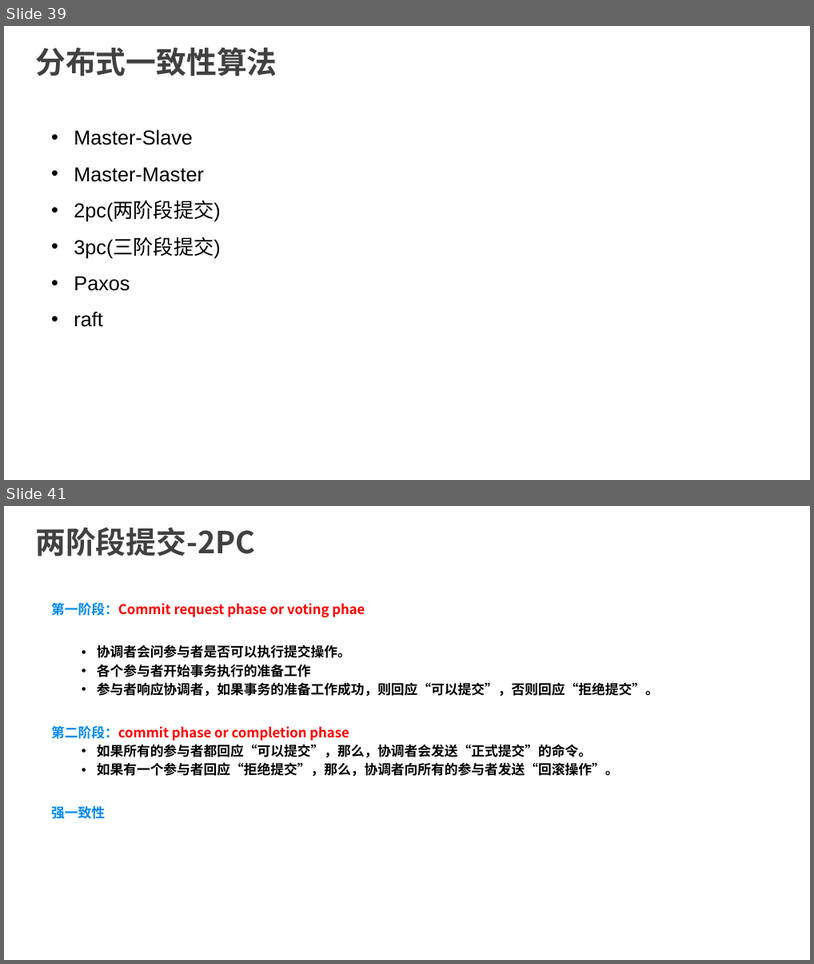
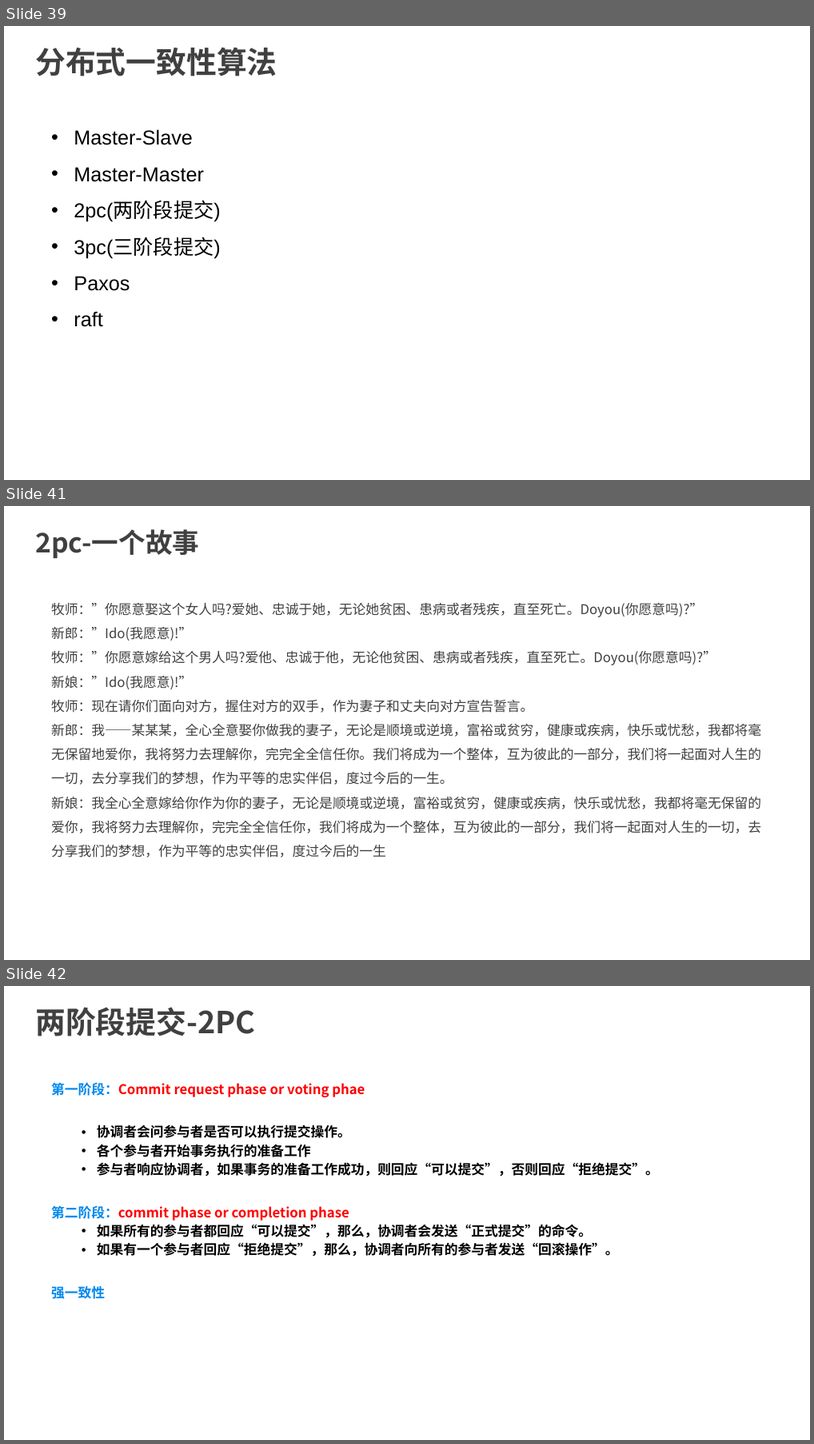
Before and after one commit to anancds/bigdata_ppts, a slide deck: bigdata/大数据.pptx. Shown one above the other, each under a label of ours: slides 39 and 41 before the commit, slides 39, 41 and 42 after it; the slides between them are not shown. The pictures are 814x964 and 814x1444 pixels, drawn with LibreOffice and Linux fonts; fonts in the diff are those of the drawing. Boxes give left, top, right and bottom in pixels: in the first picture for what was removed or moved away, otherwise in the second. Text is boxed around its words. In the diff, an @@ line names an element or a change of style, - is before the commit and + after.

```diff
--- a/bigdata/大数据.pptx
+++ b/bigdata/大数据.pptx
@@ slide 41 added at (4,506,810,960), background #FFFFFF @@
@@ title added at (35,529,199,559), 32 pt, text #404040, bold @@
+2pc-一个故事
@@ text added at (51,603,762,857), 16 pt, text #404040 @@
+牧师：”你愿意娶这个女人吗?爱她、忠诚于她，无论她贫困、患病或者残疾，直至死亡。Doyou(你愿意吗)?”
+新郎：”Ido(我愿意)!”
+牧师：”你愿意嫁给这个男人吗?爱他、忠诚于他，无论他贫困、患病或者残疾，直至死亡。Doyou(你愿意吗)?”
+新娘：”Ido(我愿意)!”
+牧师：现在请你们面向对方，握住对方的双手，作为妻子和丈夫向对方宣告誓言。
+新郎：我——某某某，全心全意娶你做我的妻子，无论是顺境或逆境，富裕或贫穷，健康或疾病，快乐或忧愁，我都将毫无保留地爱你，我将努力去理解你，完完全全信任你。我们将成为一个整体，互为彼此的一部分，我们将一起面对人生的一切，去分享我们的梦想，作为平等的忠实伴侣，度过今后的一生。
+新娘：我全心全意嫁给你作为你的妻子，无论是顺境或逆境，富裕或贫穷，健康或疾病，快乐或忧愁，我都将毫无保留的爱你，我将努力去理解你，完完全全信任你，我们将成为一个整体，互为彼此的一部分，我们将一起面对人生的一切，去分享我们的梦想，作为平等的忠实伴侣，度过今后的一生
@@ what was slide 41 is now slide 42 @@
```
Also in this commit, not shown: 19 slides changed, 15 other slides added, 4 slides removed.
